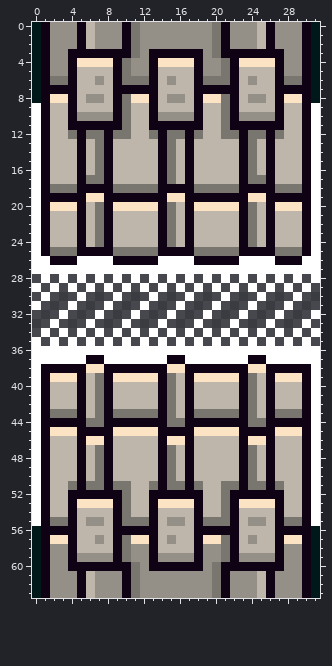
Two versions of one pixel-art sprite, assets/Background/door2.png. Above is the file before it was changed.
The file is 32x64 pixels.
The result:
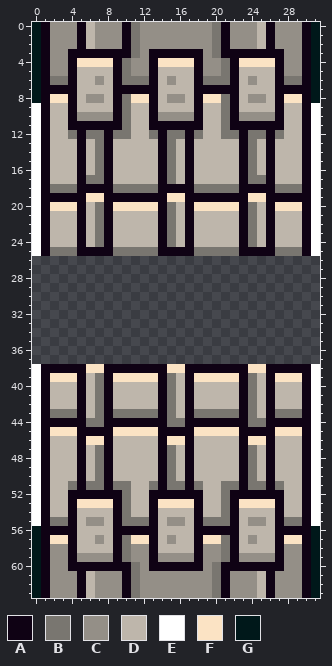
Palette (. is transparent): A #0f0214  B #797670  C #948f87  D #beb6ab  E #ffffff  F #fbe3c4  G #00181a
Diff:
@@ x 0..31 @@
 25 EABBBAAAABBBBBAAAABBBBBAAAABBBAE
-26 EEAAAEEEEAAAAAEEEEAAAAAEEEEAAAEE
-27 EEEEEEEEEEEEEEEEEEEEEEEEEEEEEEEE
-28 .E.E.E.E.E.E.E.E.E.E.E.E.E.E.E.E
-29 E.E.E.E.E.E.E.E.E.E.E.E.E.E.E.E.
-30 .E...E...E...E...E...E...E...E..
-31 E...E...E...E...E...E...E...E...
-32 ...E...E...E...E...E...E...E...E
-33 ..E...E...E...E...E...E...E...E.
-34 .E.E.E.E.E.E.E.E.E.E.E.E.E.E.E.E
-35 E.E.E.E.E.E.E.E.E.E.E.E.E.E.E.E.
-36 EEEEEEEEEEEEEEEEEEEEEEEEEEEEEEEE
-37 EEEEEEAAEEEEEEEAAEEEEEEEAAEEEEEE
+26 ................................
+27 ................................
+28 ................................
+29 ................................
+30 ................................
+31 ................................
+32 ................................
+33 ................................
+34 ................................
+35 ................................
+36 ................................
+37 ................................
 38 EAAAAAFFAAAAAAAFFAAAAAAAFFAAAAAE
Pixel boxes of the changes (left, top, right, bottom) in both pictures:
erased: (32, 256, 320, 364)
